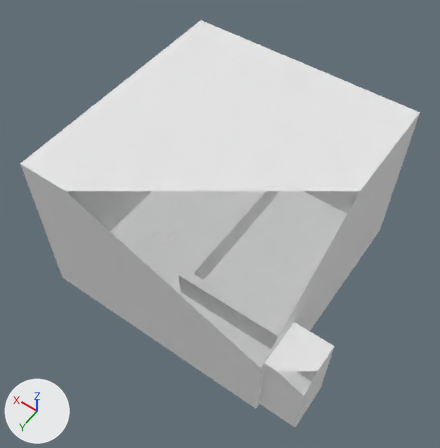
Before and after pictures for a commit that changed the OBJ model project/Resource/Models/Information/information.obj.
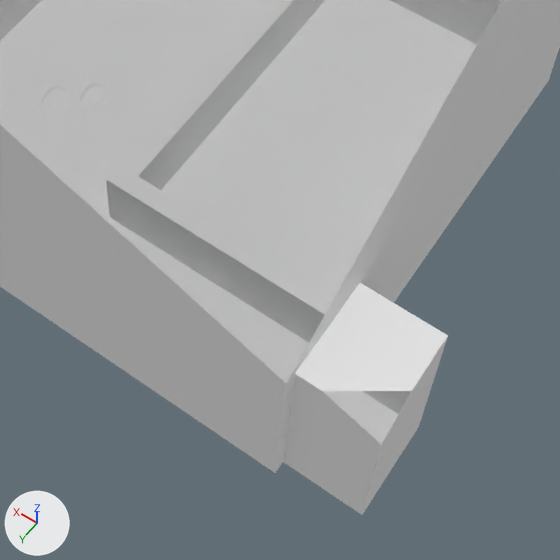
Old and new are each drawn whole from a 50 mm camera at (-6.84, 10.0, 16.7) aimed at (-0.22, 0.74, 2.15) and again close up on the part from 30% to 88% of the width and 43% to 100% of the height. Arrows for +X, +Y and +Z are at lower left; the lights stay in place. The last two pictures show the newer version. Everything nearer to the camera than a plane just in front of the edit is cut away. Where no turn or scale is listed for an object, it has been applied to the vertices.
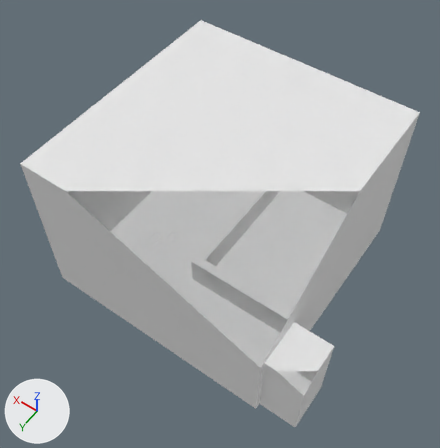
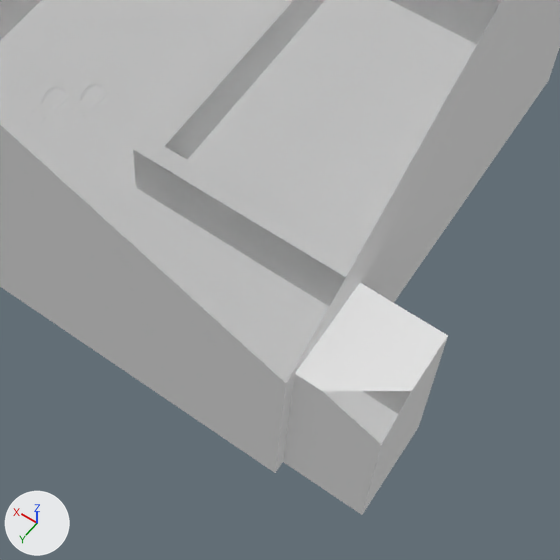
Where the change shows, as pixel boxes (x1, y1, x2, y2) in the close-ups (560 x 560 px; the box of a moved part takes in the faces that stretch with it):
part 1 of me_cube, moved or reshaped
    before: (106, 0, 335, 342)
    after: (133, 0, 355, 307)

Edits to the bpy script that builds the scene:
```text
Change me_cube:
    where me_cube.from_pydata(...)  # 217 vertices, 296 faces; spans x -5.07..3.63, y -5.02..4.15, z 0.0..5.34
    used by ob_cube; location = (0.0, 0.0, 0.0)
    me_cube part 1: all 12 vertices in x -3.89..0.17, y 2.06..2.36, z 0.0..1.0 are moved by (0.0, -0.63, 0.0)
```
